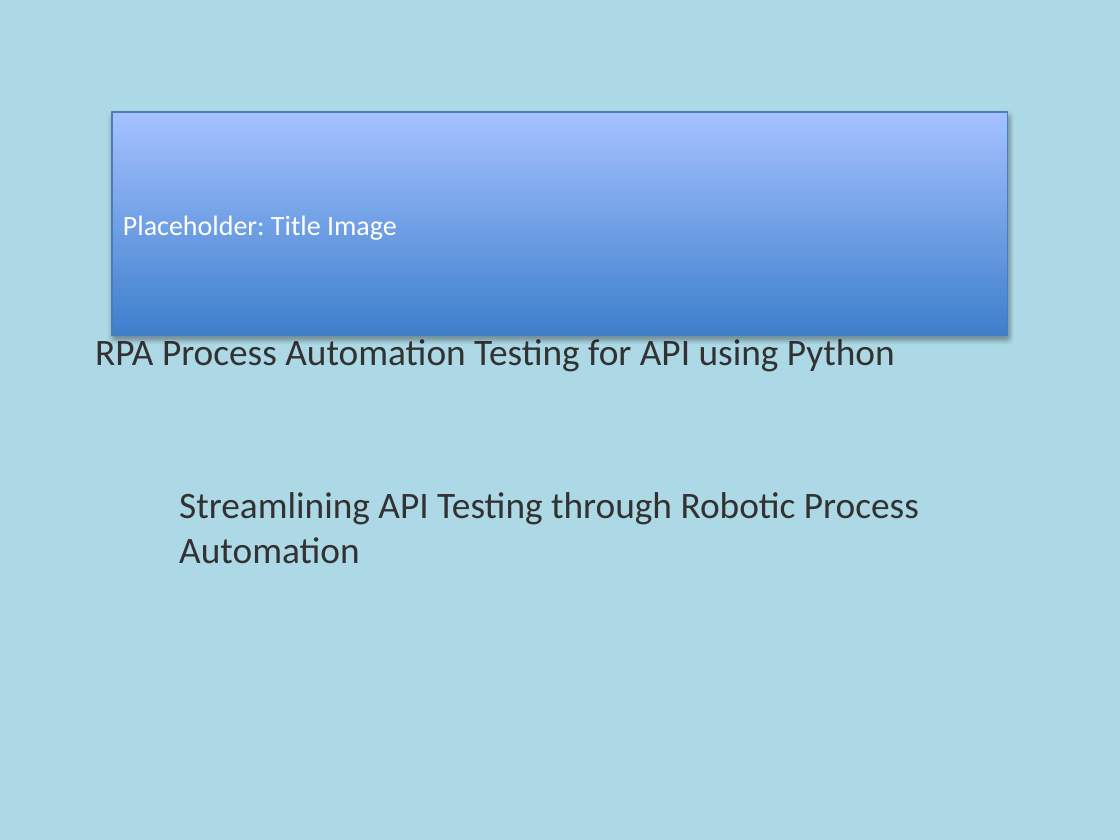
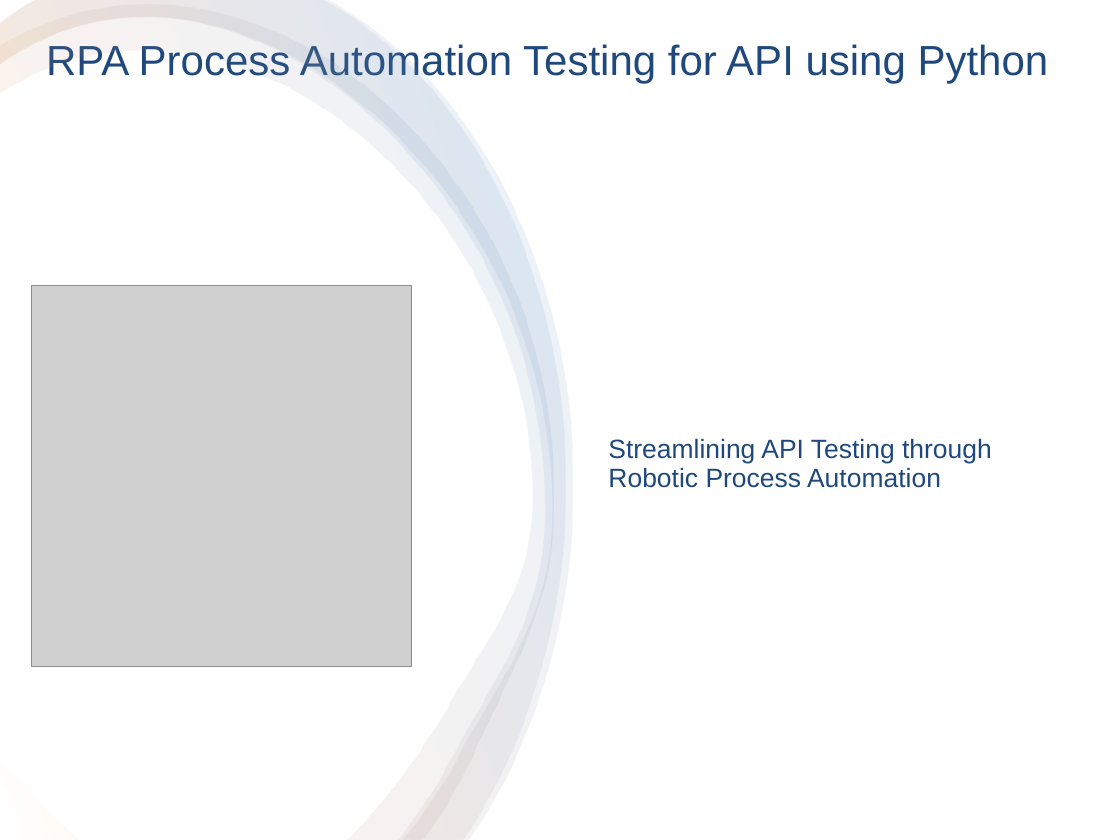
Before and after one commit to nlkishore/Python, a slide deck: slide 1 of Python/Customized_RPA_API_Testing_Presentation_with_Placeholders.pptx. Drawn at 1120x840 pixels with LibreOffice and Linux fonts; fonts in the diff are those of the drawing; grey boxes stand for pictures. Boxes give left, top, right and bottom in pixels: in the first picture for what was removed or moved away, otherwise in the second. Text is boxed around its words. In the diff, an @@ line names an element or a change of style, - is before the commit and + after.

Commit message:
updated PPT

```diff
--- a/Python/Customized_RPA_API_Testing_Presentation_with_Placeholders.pptx
+++ b/Python/Customized_RPA_API_Testing_Presentation_with_Placeholders.pptx
@@ background #ADD8E6 to #FFFFFF @@
@@ rectangle added at bbox=[0, 0, 1120, 840], fill #FFFFFF @@
@@ freeform shape added at bbox=[0, 4, 553, 840], fill gradient #FFFFFF to #F79646 to #4F81BD @@
@@ freeform shape added at bbox=[0, 0, 567, 840], fill gradient #FFFFFF to #F79646 to #4F81BD @@
@@ freeform shape added at bbox=[0, 0, 573, 839], fill gradient #FFFFFF to #F79646 to #4F81BD @@
@@ title "RPA Process Automation Testing for ...": place and size @@
-title "RPA Process Automation Testing for ..." at bbox=[95, 334, 895, 372]
+title "RPA Process Automation Testing for ..." at bbox=[46, 44, 1049, 83]
@@ title "RPA Process Automation Testing for ..." at bbox=[46, 44, 1049, 83]: size 24 to 27 pt, font Calibri to Arial, text colour #323232 to #1F497D; alignment left to centre; line spacing 1 to 0.9; vertical alignment middle to top @@
@@ rectangle removed at bbox=[112, 112, 1008, 336] @@
-Placeholder: Title Image
@@ picture added at bbox=[31, 286, 412, 666] @@
@@ subtitle "Streamlining API Testing through Robotic ...": place and size @@
-subtitle "Streamlining API Testing through Robotic ..." at bbox=[179, 492, 919, 564]
+subtitle "Streamlining API Testing through Robotic ..." at bbox=[608, 439, 992, 488]
@@ subtitle "Streamlining API Testing through Robotic ..." at bbox=[608, 439, 992, 488]: size 24 to 17 pt, font Calibri to Arial, text colour #323232 to #1F497D; line spacing 1 to 0.9; more space between paragraphs; vertical alignment top to bottom @@
```
Also in this commit, not shown: 9 other slides changed, 1 slide added, 1 other file.
